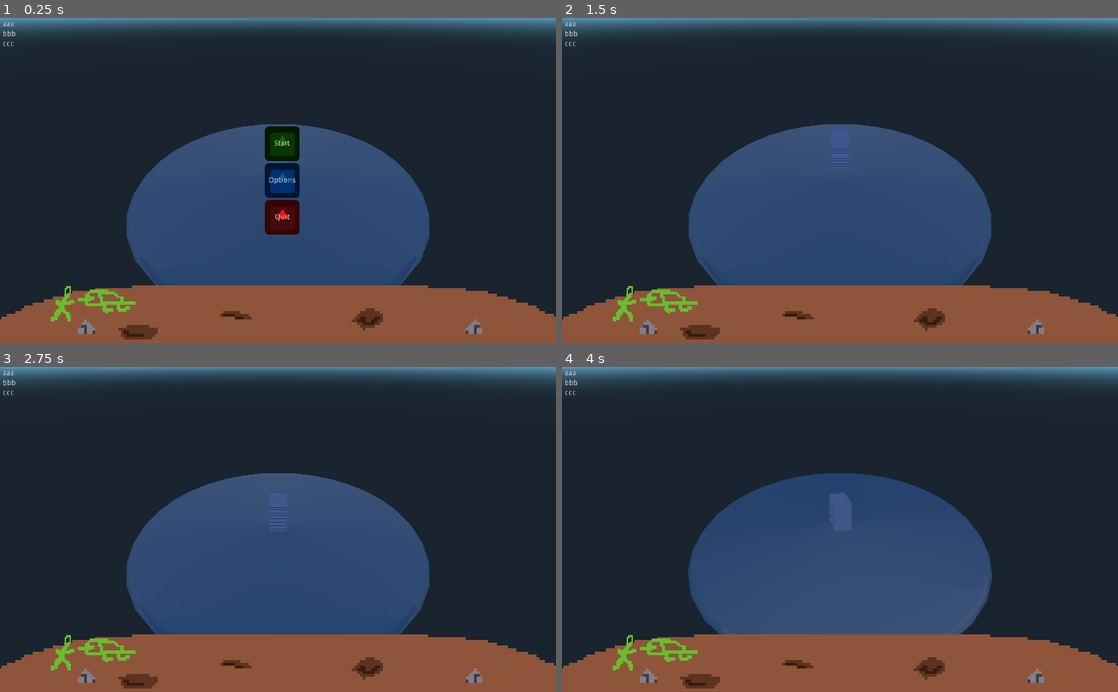
Above: before the commit, frames 1-4 (two rows, left to right).
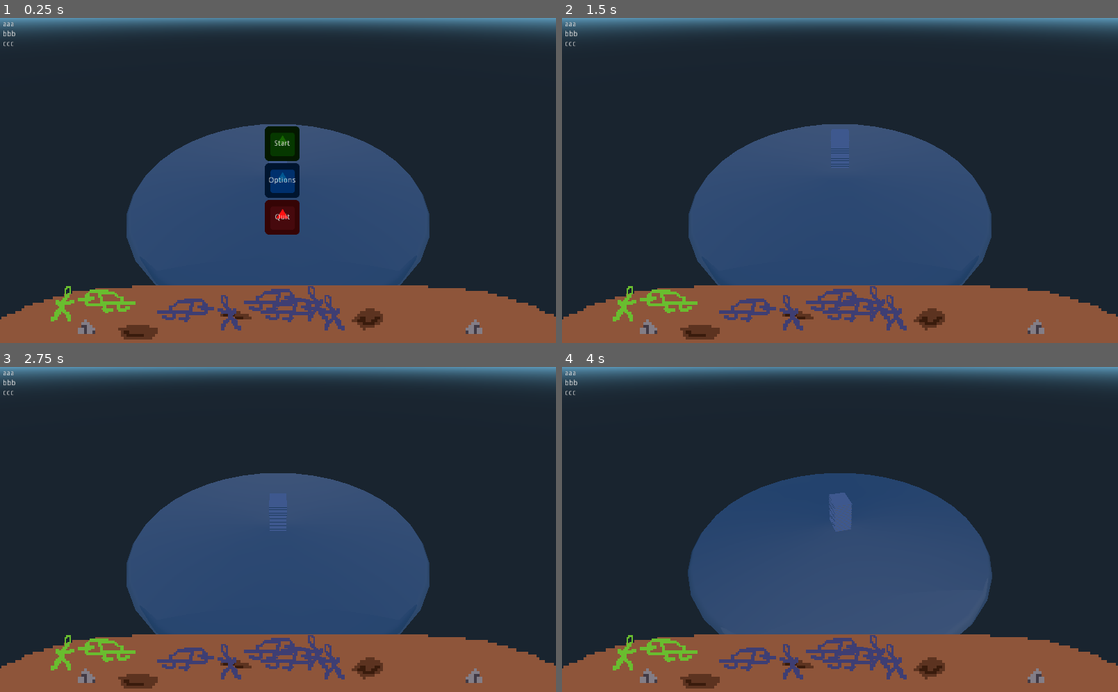
Above: after the commit, the same moments.

Repository: The-Godot-Jamers/LD41-Godot
Game: Godot game, scene res://objects/main.tscn
Two runs of this game, one before a commit and one after it. Both use one fixed random seed, a clock stepped at 60 frames per second and the inputs below. The engine's default icon, where the game draws it, is replaced by a stand-in: a white triangle on a blue panel in a dark square.
Inputs (mouse positions are in pixels of both pictures, inside the frame that each line leads up to):
- Up to frame 1 (0.25 s): no input
- Up to frame 2 (1.5 s): click (845, 144) at 0.5 s; tap Enter at 1.25 s; tap 1 (1) at 1.35 s
- Up to frame 3 (2.75 s): tap Space at 2 s; tap 1 (1) at 2.1 s
- Up to frame 4 (4 s): tap Enter at 2.75 s; hold Left (cam_rotate_left) 2.78-3.53 s; tap 1 (1) at 3.05, 3.8 s; tap Right (cam_rotate_right) at 3.6 s

The runs differ from the first frame. In frame 1, 1.3% of the frame differs, in the area x 28-62%, y 82-97%; in frame 2, 1.3%; in frame 3, 1.3%; in frame 4, 1.3%.

Commit message:
simple target spawn

Diff:
--- /dev/null
+++ b/2d.gd
@@ -0,0 +1,32 @@
+extends Node
+
+export(int) var targets = 30
+
+var target_tscn = preload("res://objects/target.tscn")
+onready var spawn_area = $Node2D/Ground/SpawnArea
+
+func _ready():
+	# connet to right signal
+	spawn_area.hide()
+	spawn_targets(targets)
+
+func _on_card_shoot(index, hit):
+	$AnimationPlayer.play("shoot")
+
+func random_pos_in_spawn_area(start = 0):
+	randomize()
+	return int(rand_range(start, spawn_area.polygon.size()))
+
+func spawn_targets(number):
+	var prev_id_pos = 0
+	for i in range(0, number):
+		prints("make target number", i)
+		var pos_id = random_pos_in_spawn_area(prev_id_pos)
+		prev_id_pos = pos_id
+		prints("target", i, "on pos", spawn_area.polygon[pos_id])
+
+		var target = target_tscn.instance()
+		target.id = i
+		target.position = spawn_area.global_position + spawn_area.polygon[pos_id]
+		print(spawn_area.position)
+		add_child(target)
--- a/2d.tscn
+++ b/2d.tscn
@@ -1,18 +1,53 @@
-[gd_scene load_steps=4 format=2]
+[gd_scene load_steps=6 format=2]
 
-[ext_resource path="res://sprites/ground.png" type="Texture" id=1]
-[ext_resource path="res://sprites/player_green.png" type="Texture" id=2]
+[ext_resource path="res://2d.gd" type="Script" id=1]
+[ext_resource path="res://sprites/ground.png" type="Texture" id=2]
+[ext_resource path="res://sprites/player_green.png" type="Texture" id=3]
 
-[sub_resource type="SpriteFrames" id=1]
+[sub_resource type="Animation" id=1]
+
+resource_name = "shoot"
+length = 1.0
+loop = false
+step = 0.1
+tracks/0/type = "value"
+tracks/0/path = NodePath("AnimatedSprite:position")
+tracks/0/interp = 1
+tracks/0/loop_wrap = true
+tracks/0/imported = false
+tracks/0/enabled = true
+tracks/0/keys = {
+"times": PoolRealArray( 0, 0.5, 1 ),
+"transitions": PoolRealArray( 1, 1, 1 ),
+"update": 0,
+"values": [ Vector2( 115.722, 526.977 ), Vector2( 115.722, 526.977 ), Vector2( 115.722, 526.977 ) ]
+}
+tracks/1/type = "value"
+tracks/1/path = NodePath("AnimatedSprite:rotation_degrees")
+tracks/1/interp = 1
+tracks/1/loop_wrap = true
+tracks/1/imported = false
+tracks/1/enabled = true
+tracks/1/keys = {
+"times": PoolRealArray( 0, 0.5, 1 ),
+"transitions": PoolRealArray( 1, 1, 1 ),
+"update": 0,
+"values": [ 0.0, -19.429, 0.0 ]
+}
+
+[sub_resource type="SpriteFrames" id=2]
 
 animations = [ {
-"frames": [ ExtResource( 2 ) ],
+"frames": [ ExtResource( 3 ) ],
 "loop": true,
 "name": "default",
 "speed": 5.0
 } ]
 
-[node name="2d" type="Node"]
+[node name="2d" type="Node" index="0"]
+
+script = ExtResource( 1 )
+targets = 30
 
 [node name="Node2D" type="Node2D" parent="." index="0"]
 
@@ -20,9 +55,27 @@
 
 position = Vector2( 516.247, 546.067 )
 scale = Vector2( 5.24387, 5.24387 )
-texture = ExtResource( 1 )
+texture = ExtResource( 2 )
+_sections_unfolded = [ "Visibility" ]
+
+[node name="SpawnArea" type="Polygon2D" parent="Node2D/Ground" index="0"]
+
+polygon = PoolVector2Array( 94.1581, 0.750015, 63.6463, -8.78493, -52.68, -8.78493, -73.6569, -6.87794, -96.5407, 2.65701, -96.5407, 8.37797, 94.1581, 8.37797 )
+uv = PoolVector2Array(  )
+color = Color( 0.742188, 0.0405884, 0.0405884, 0.734824 )
+vertex_colors = PoolColorArray(  )
+offset = Vector2( 0, 0 )
+antialiased = false
+texture = null
+texture_offset = Vector2( 0, 0 )
+texture_scale = Vector2( 1, 1 )
+texture_rotation_degrees = 0.0
+invert_enable = false
+invert_border = 100.0
 
 [node name="Player" type="Node2D" parent="Node2D" index="1"]
+
+_sections_unfolded = [ "Transform" ]
 
 [node name="AnimationPlayer" type="AnimationPlayer" parent="Node2D/Player" index="0"]
 
@@ -31,11 +84,14 @@
 playback_process_mode = 1
 playback_default_blend_time = 0.0
 playback_speed = 1.0
+anims/shoot = SubResource( 1 )
 blend_times = [  ]
 
 [node name="AnimatedSprite" type="AnimatedSprite" parent="Node2D/Player" index="1"]
 
-position = Vector2( 171.275, 526.305 )
+position = Vector2( 115.722, 526.977 )
 scale = Vector2( 3.10769, 3.10769 )
-frames = SubResource( 1 )
+frames = SubResource( 2 )
 animation = "default"
+offset = Vector2( 17.8759, -0.21608 )
+_sections_unfolded = [ "Transform" ]
--- a/objects/main.tscn
+++ b/objects/main.tscn
@@ -26,11 +26,5 @@
 
 [node name="debug" parent="ui" index="1" instance=ExtResource( 5 )]
 
-[connection signal="pressed" from="ui/menu/ui/CenterContainer/VBoxContainer/CenterContainer3/start" to="ui" method="_on_start_pressed"]
-
-[connection signal="pressed" from="ui/menu/ui/CenterContainer/VBoxContainer/CenterContainer2/options" to="ui" method="_on_options_pressed"]
-
-[connection signal="pressed" from="ui/menu/ui/CenterContainer/VBoxContainer/CenterContainer/quit" to="ui" method="_on_quit_pressed"]
-
 
 [editable path="ui/menu"]
--- /dev/null
+++ b/objects/target.gd
@@ -0,0 +1,17 @@
+extends Node2D
+
+var id = 0
+
+func _ready():
+	# connet to right signal
+	# $AnimationPlayer.play("moving")
+	pass
+
+func _on_card_shoot(index, hit):
+	if index != id:
+		return
+
+	if hit:
+		$AnimationPlayer.play("death")
+	else:
+		$AnimationPlayer.play("miss")
--- /dev/null
+++ b/objects/target.tscn
@@ -0,0 +1,134 @@
+[gd_scene load_steps=7 format=2]
+
+[ext_resource path="res://objects/target.gd" type="Script" id=1]
+[ext_resource path="res://sprites/player_blue.png" type="Texture" id=2]
+
+[sub_resource type="Animation" id=1]
+
+resource_name = "death"
+length = 1.0
+loop = false
+step = 0.1
+tracks/0/type = "value"
+tracks/0/path = NodePath("AnimatedSprite:position")
+tracks/0/interp = 1
+tracks/0/loop_wrap = true
+tracks/0/imported = false
+tracks/0/enabled = true
+tracks/0/keys = {
+"times": PoolRealArray( 0, 1 ),
+"transitions": PoolRealArray( 1, 1 ),
+"update": 0,
+"values": [ Vector2( 0, 0 ), Vector2( 17.1487, -1.61696 ) ]
+}
+tracks/1/type = "value"
+tracks/1/path = NodePath("AnimatedSprite:rotation_degrees")
+tracks/1/interp = 1
+tracks/1/loop_wrap = true
+tracks/1/imported = false
+tracks/1/enabled = true
+tracks/1/keys = {
+"times": PoolRealArray( 0, 1 ),
+"transitions": PoolRealArray( 1, 1 ),
+"update": 0,
+"values": [ 0.0, 90.0 ]
+}
+
+[sub_resource type="Animation" id=5]
+
+resource_name = "miss"
+length = 1.0
+loop = false
+step = 0.1
+tracks/0/type = "value"
+tracks/0/path = NodePath("AnimatedSprite:position")
+tracks/0/interp = 1
+tracks/0/loop_wrap = true
+tracks/0/imported = false
+tracks/0/enabled = true
+tracks/0/keys = {
+"times": PoolRealArray( 0, 0.5, 1 ),
+"transitions": PoolRealArray( 1, 1, 1 ),
+"update": 0,
+"values": [ Vector2( 0, 0 ), Vector2( 0.323532, -16.8237 ), Vector2( 0, 0 ) ]
+}
+tracks/1/type = "value"
+tracks/1/path = NodePath("AnimatedSprite:rotation_degrees")
+tracks/1/interp = 1
+tracks/1/loop_wrap = true
+tracks/1/imported = false
+tracks/1/enabled = true
+tracks/1/keys = {
+"times": PoolRealArray( 0, 0.5, 1 ),
+"transitions": PoolRealArray( 1, 1, 1 ),
+"update": 0,
+"values": [ 0.0, 0.0, 0.0 ]
+}
+
+[sub_resource type="Animation" id=3]
+
+resource_name = "moving"
+length = 1.0
+loop = true
+step = 0.1
+tracks/0/type = "value"
+tracks/0/path = NodePath(".:position")
+tracks/0/interp = 1
+tracks/0/loop_wrap = true
+tracks/0/imported = false
+tracks/0/enabled = true
+tracks/0/keys = {
+"times": PoolRealArray( 0, 0.5 ),
+"transitions": PoolRealArray( 1, 1 ),
+"update": 0,
+"values": [ Vector2( 54.4249, 2.43912 ), Vector2( -0.899361, 2.11558 ) ]
+}
+tracks/1/type = "value"
+tracks/1/path = NodePath(".:rotation_degrees")
+tracks/1/interp = 1
+tracks/1/loop_wrap = true
+tracks/1/imported = false
+tracks/1/enabled = true
+tracks/1/keys = {
+"times": PoolRealArray( 0, 0.5 ),
+"transitions": PoolRealArray( 1, 1 ),
+"update": 0,
+"values": [ 0.0, 0.0 ]
+}
+
+[sub_resource type="SpriteFrames" id=4]
+
+animations = [ {
+"frames": [ ExtResource( 2 ) ],
+"loop": true,
+"name": "default",
+"speed": 5.0
+} ]
+
+[node name="target" type="Node2D"]
+
+position = Vector2( 37.7115, 2.34138 )
+script = ExtResource( 1 )
+_sections_unfolded = [ "Transform" ]
+
+[node name="AnimationPlayer" type="AnimationPlayer" parent="." index="0"]
+
+root_node = NodePath("..")
+autoplay = ""
+playback_process_mode = 1
+playback_default_blend_time = 0.0
+playback_speed = 1.0
+anims/death = SubResource( 1 )
+anims/miss = SubResource( 5 )
+anims/moving = SubResource( 3 )
+next/miss = "moving"
+blend_times = [  ]
+
+[node name="AnimatedSprite" type="AnimatedSprite" parent="." index="1"]
+
+position = Vector2( 0.323532, -16.8237 )
+scale = Vector2( 3.10769, 3.10769 )
+frames = SubResource( 4 )
+animation = "default"
+offset = Vector2( -17.1487, 1.61696 )
+_sections_unfolded = [ "Transform" ]
